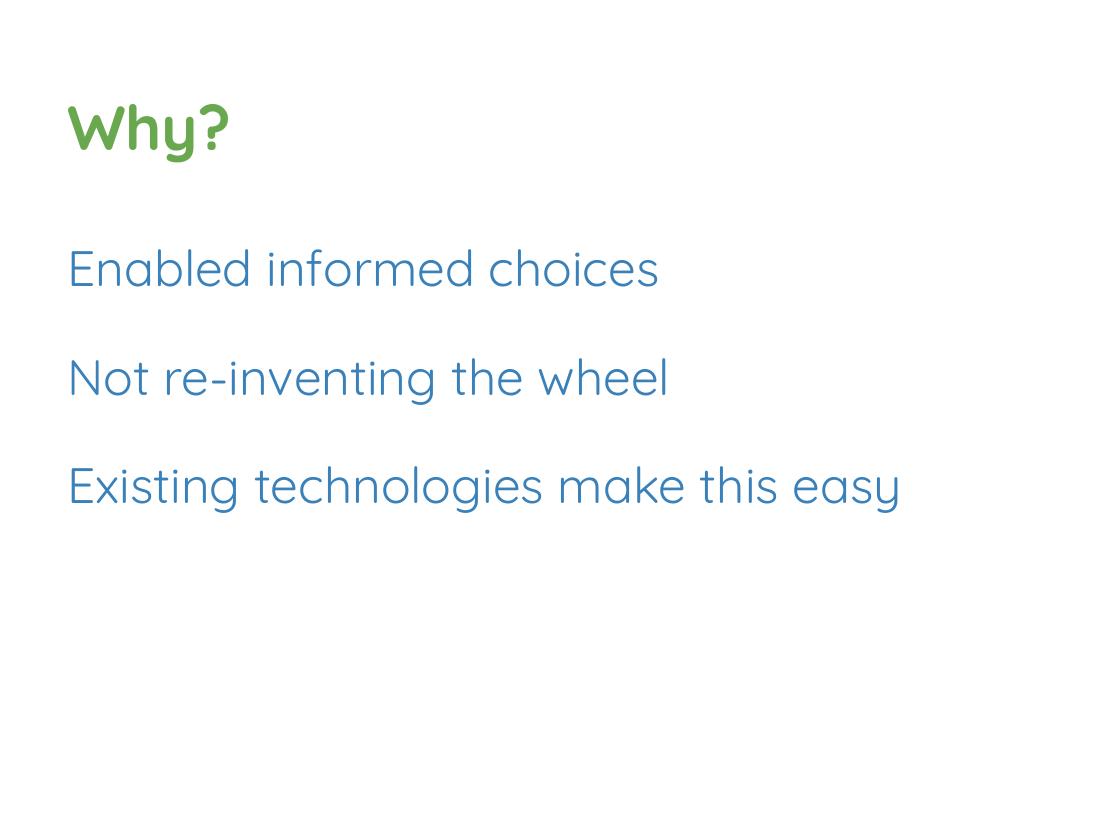
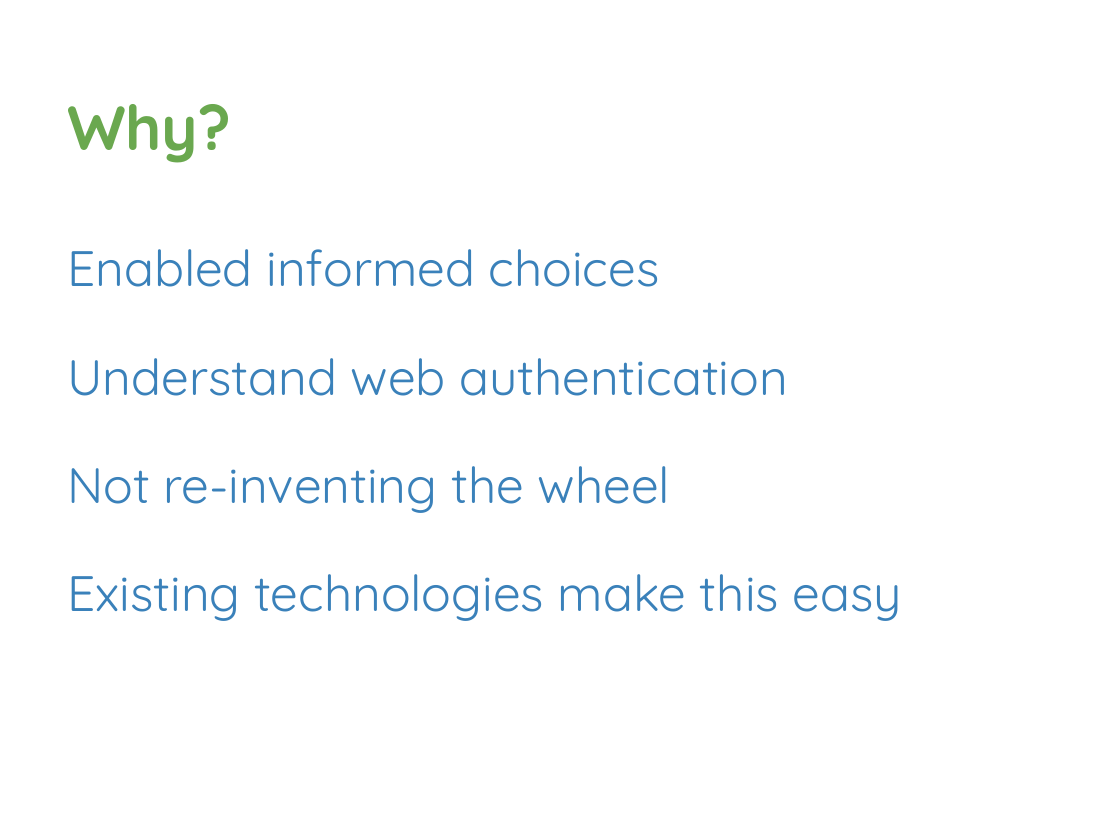
Before and after one commit to davetrux/gdgmidevfest-2017, a slide deck: slide 4 of MobileAuthWebWorld.pptx. Drawn at 1120x840 pixels with LibreOffice and Linux fonts; fonts in the diff are those of the drawing; background and template pictures are left out. Boxes give left, top, right and bottom in pixels: in the first picture for what was removed or moved away, otherwise in the second. Text is boxed around its words. In the diff, an @@ line names an element or a change of style, - is before the commit and + after.

```diff
--- a/MobileAuthWebWorld.pptx
+++ b/MobileAuthWebWorld.pptx
@@ text at <box>67,358,787,396</box>: paragraph added @@
+Understand web authentication
```
Also in this commit, not shown: 11 other slides changed, 3 slides added, 1 slide removed.
